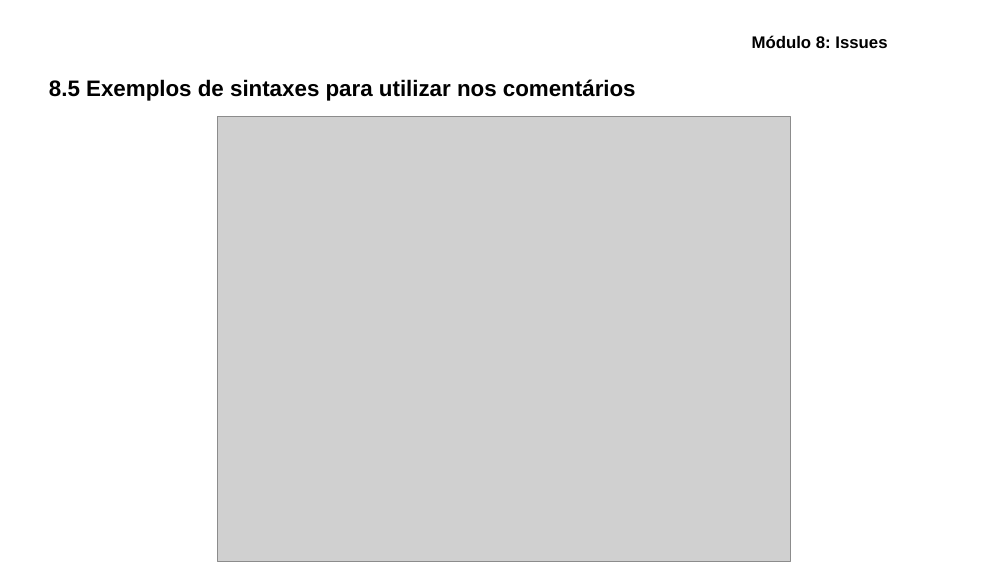
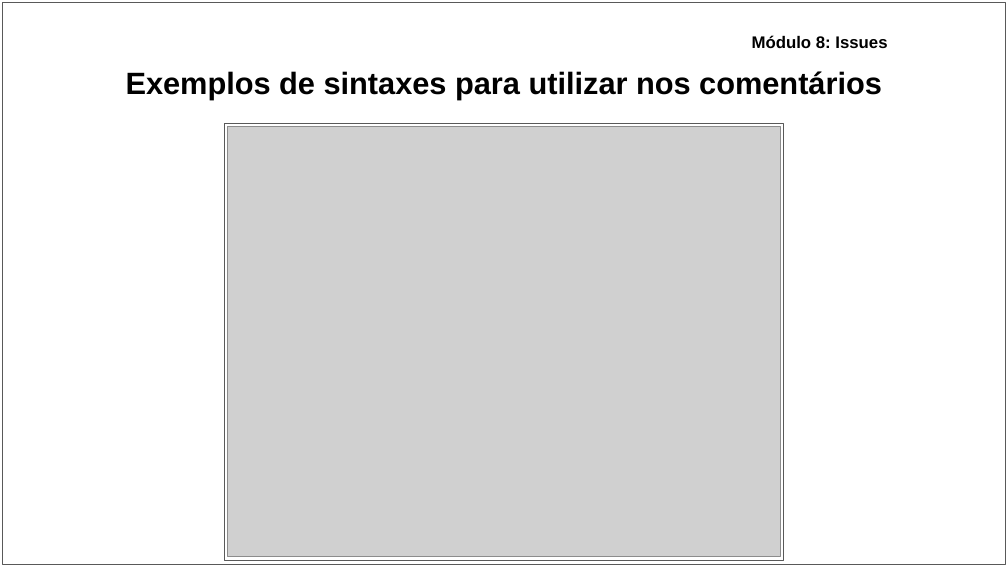
Before and after one commit to ryancunha13/Curso-Git-02, a slide deck: slide 41 of Materiais didáticos/Apresentação - Curso de Git_GitHub.pptx (slide 39 before the commit). Drawn at 1008x567 pixels with LibreOffice and Linux fonts; fonts in the diff are those of the drawing; grey boxes stand for pictures. Boxes give left, top, right and bottom in pixels: in the first picture for what was removed or moved away, otherwise in the second. Text is boxed around its words. In the diff, an @@ line names an element or a change of style, - is before the commit and + after.

```diff
--- a/Materiais didáticos/Apresentação - Curso de Git_GitHub.pptx
+++ b/Materiais didáticos/Apresentação - Curso de Git_GitHub.pptx
@@ rectangle added at (2, 2, 1006, 564), fill #FFFFFF, outline #595959 0.75 pt @@
@@ title at (126, 71, 882, 100): text changed; size 16 to 22 pt @@
-8.5 Exemplos de sintaxes para utilizar nos comentários
+Exemplos de sintaxes para utilizar nos comentários
@@ rectangle added at (225, 123, 783, 559), fill #FFFFFF, outline #595959 0.75 pt @@
@@ picture: place and size @@
-picture at (218, 116, 790, 561)
+picture at (228, 127, 780, 557)
```
Also in this commit, not shown: 38 other slides changed, 2 slides added, 3 other files.
